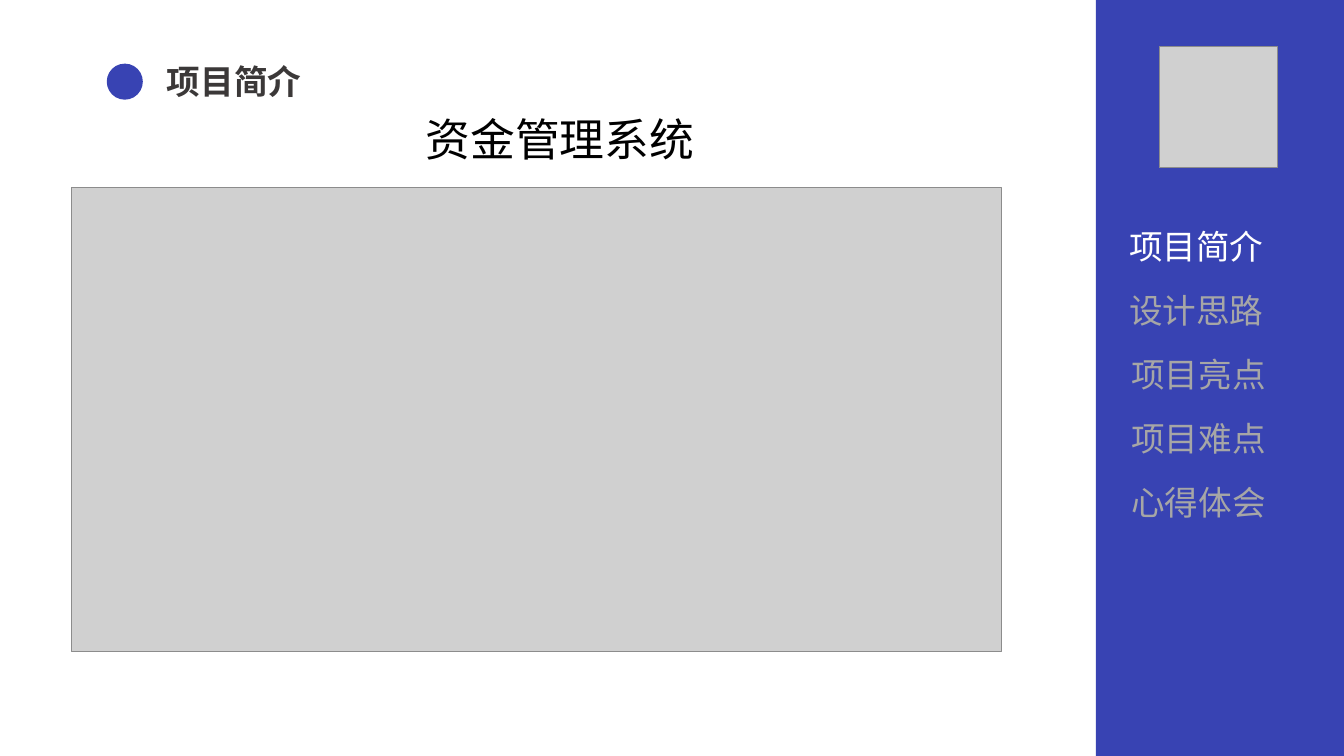
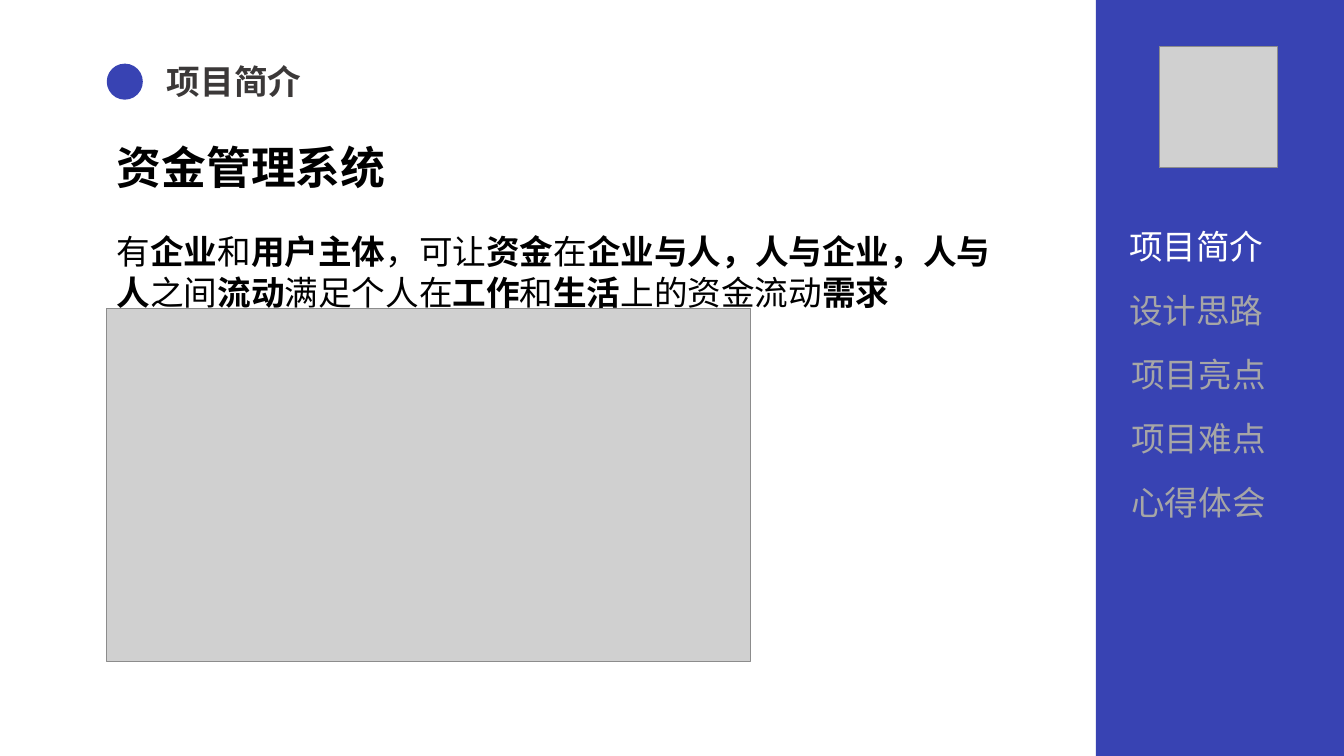
Before and after one commit to sangby/project, a slide deck: slide 4 of document/document/ppt/QG答辩汇报.pptx. Drawn at 1344x756 pixels with LibreOffice and Linux fonts; fonts in the diff are those of the drawing; grey boxes stand for pictures. Boxes give left, top, right and bottom in pixels: in the first picture for what was removed or moved away, otherwise in the second. Text is boxed around its words. In the diff, an @@ line names an element or a change of style, - is before the commit and + after.

```diff
--- a/document/document/ppt/QG答辩汇报.pptx
+++ b/document/document/ppt/QG答辩汇报.pptx
@@ text "资金管理系统" moved from (x1=425, y1=118, x2=694, y2=160) to (x1=117, y1=145, x2=386, y2=188) @@
@@ text "资金管理系统" at (x1=117, y1=145, x2=386, y2=188): bold on @@
@@ text added at (x1=117, y1=235, x2=991, y2=314), 24 pt, text #000000, bold @@
+有企业和用户主体，可让资金在企业与人，人与企业，人与人之间流动满足个人在工作和生活上的资金流动需求
@@ picture resized from (x1=72, y1=188, x2=1002, y2=651) to (x1=107, y1=309, x2=750, y2=661) @@
```
Also in this commit, not shown: 6 other slides changed, 3 slides added, 1 other file.
